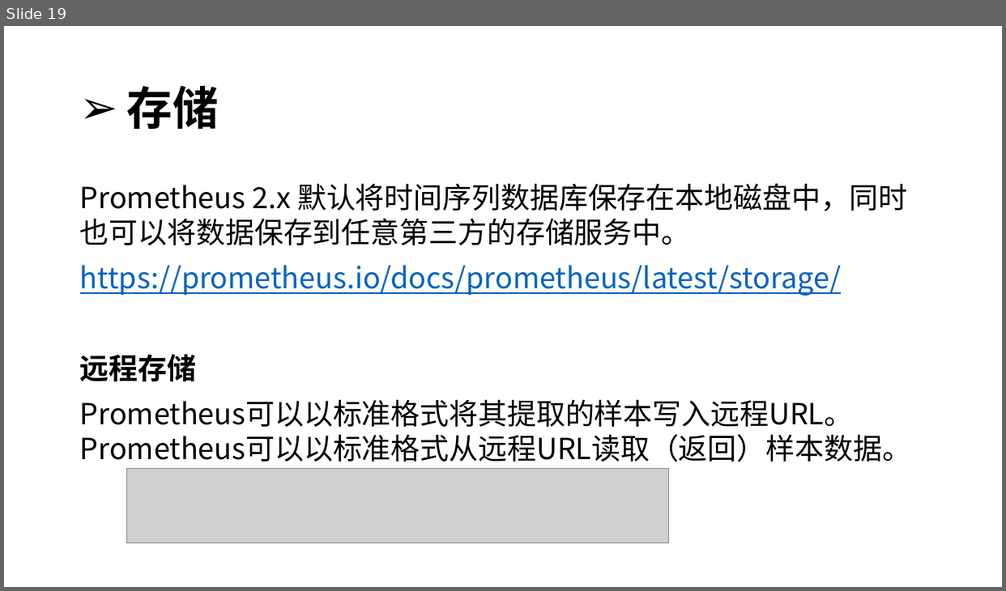
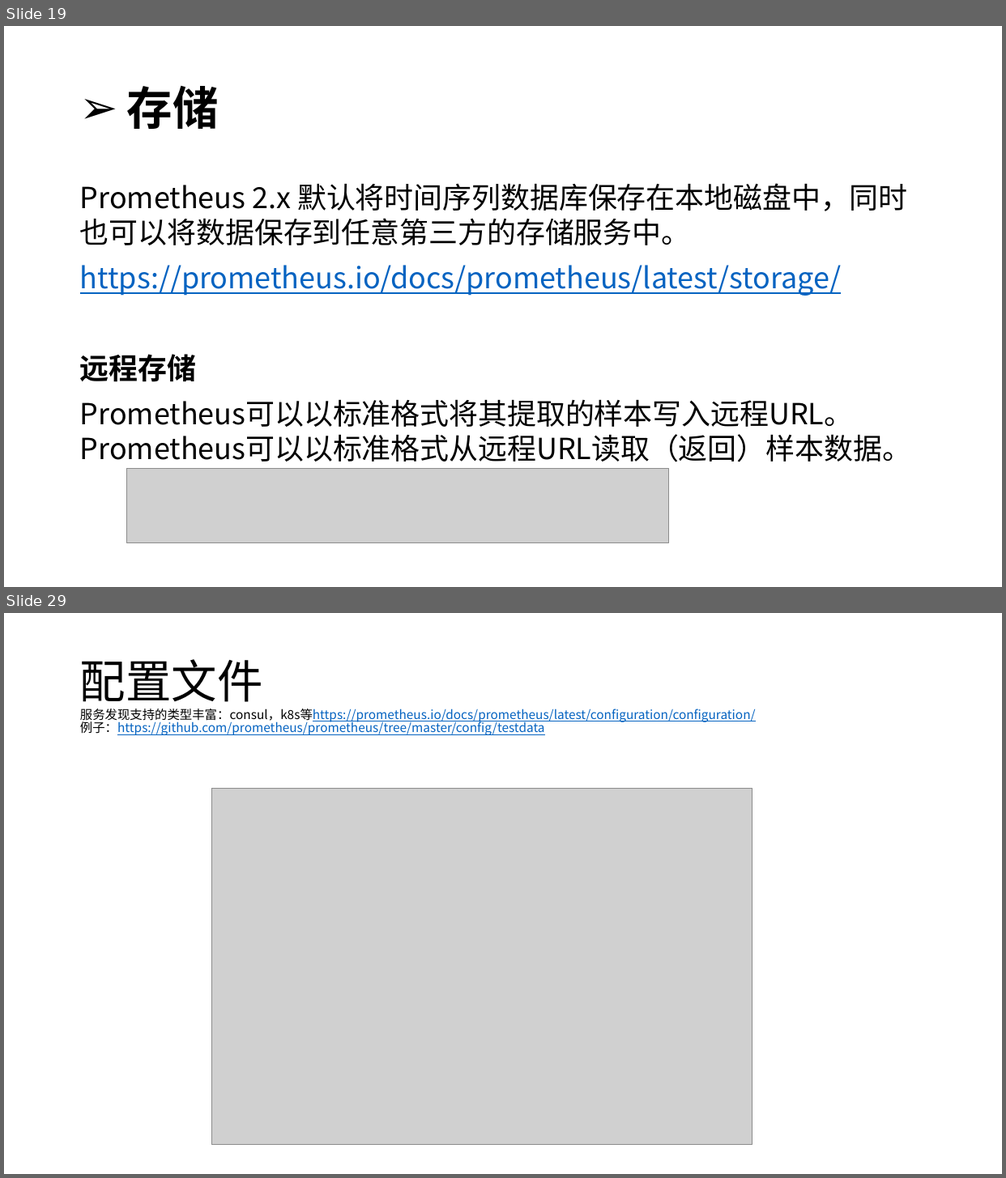
Before and after one commit to kingreatwill/open, a slide deck: files/Prometheus.pptx. Shown one above the other, each under a label of ours: slide 19 before the commit, slides 19 and 29 after it; the slides between them are not shown. The pictures are 1006x591 and 1006x1178 pixels, drawn with LibreOffice and Linux fonts; fonts in the diff are those of the drawing; grey boxes stand for pictures. Boxes give left, top, right and bottom in pixels: in the first picture for what was removed or moved away, otherwise in the second. Text is boxed around its words. In the diff, an @@ line names an element or a change of style, - is before the commit and + after.

Commit message:
prometheus

```diff
--- a/files/Prometheus.pptx
+++ b/files/Prometheus.pptx
@@ slide 29 added at (x1=4, y1=613, x2=1002, y2=1174), background #FFFFFF @@
@@ title added at (x1=80, y1=659, x2=756, y2=735), 12 pt, text #0563C1, underline @@
+配置文件
+服务发现支持的类型丰富：consul，k8s等https://prometheus.io/docs/prometheus/latest/configuration/configuration/
+例子：https://github.com/prometheus/prometheus/tree/master/config/testdata
@@ picture added at (x1=212, y1=788, x2=752, y2=1144) @@
```
Also in this commit, not shown: 3 slides changed, 10 other slides added, 4 other files.
